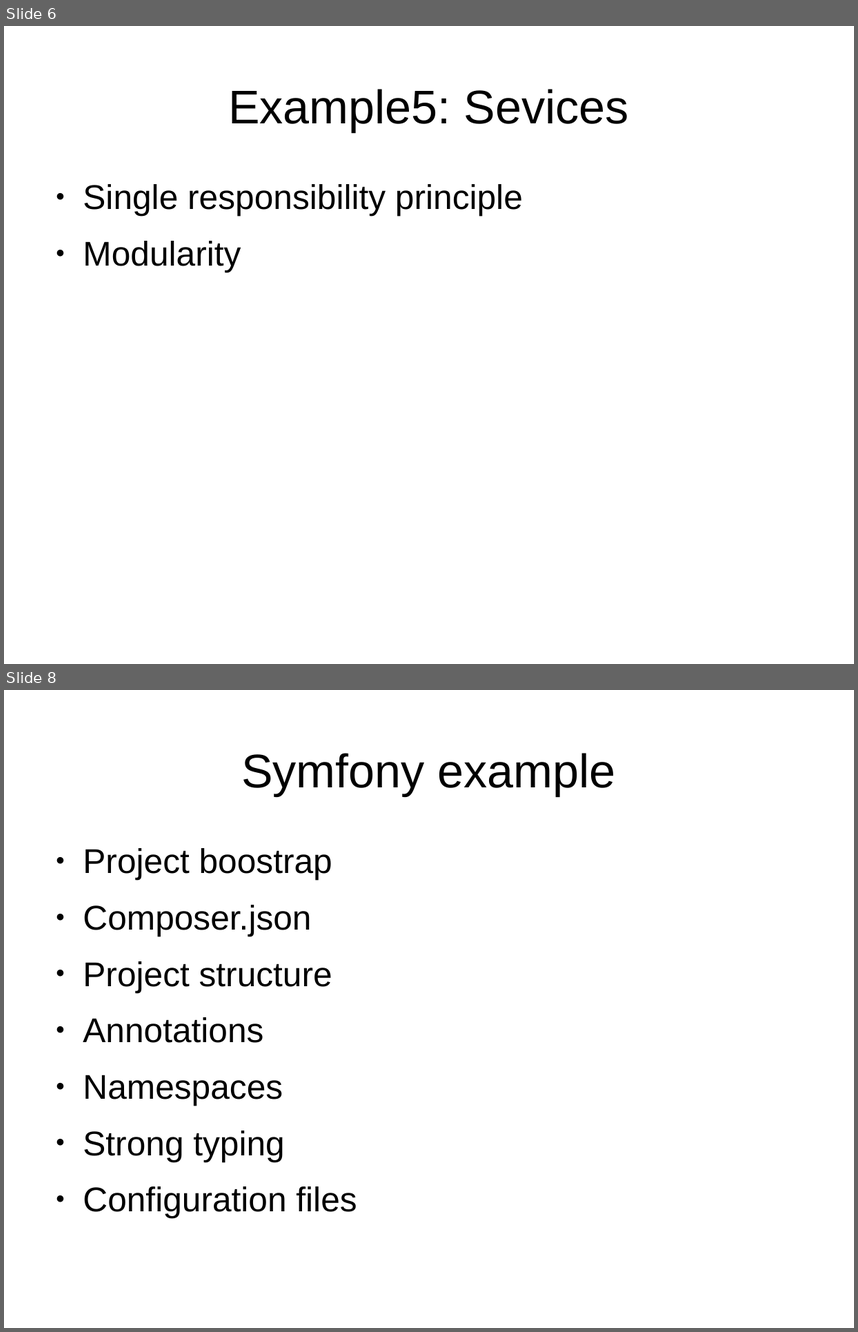
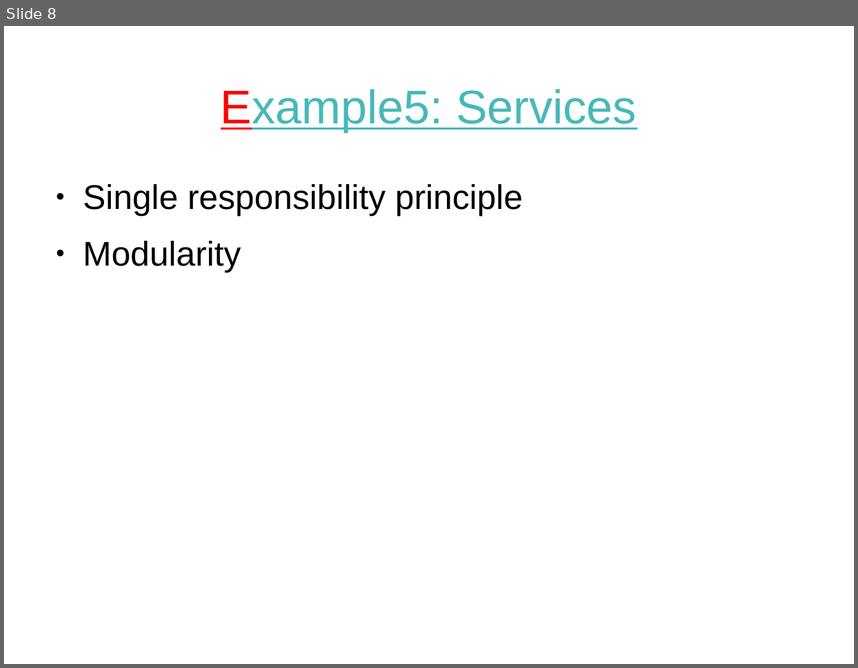
Before and after one commit to tautvilas/frameworks-lecture, a slide deck: doc/presentation.odp. Shown one above the other, each under a label of ours: slides 6 and 8 before the commit, slide 8 after it; the slides between them are not shown. The pictures are 858x1332 and 858x668 pixels, drawn with LibreOffice and Linux fonts; fonts in the diff are those of the drawing. Boxes give left, top, right and bottom in pixels: in the first picture for what was removed or moved away, otherwise in the second. Text is boxed around its words. In the diff, an @@ line names an element or a change of style, - is before the commit and + after.

```diff
--- a/doc/presentation.odp
+++ b/doc/presentation.odp
@@ slide 8 removed at bbox=[4, 690, 854, 1328], background #FFFFFF @@
@@ title removed at bbox=[241, 753, 616, 796] @@
-Symfony example
@@ text removed at bbox=[83, 848, 357, 1218] @@
-● Project boostrap
-● Composer.json
-● Project structure
-● Annotations
-● Namespaces
-● Strong typing
-● Configuration files
@@ what was slide 6 is now slide 8 @@
@@ slide 8 changed as well @@
@@ title at bbox=[221, 89, 637, 132]: text changed; text colour #000000 to #47B8B8 @@
-Example5: Sevices
+Example5: Services
```
Also in this commit, not shown: 3 other slides changed, 7 slides added, 3 other slides removed.
